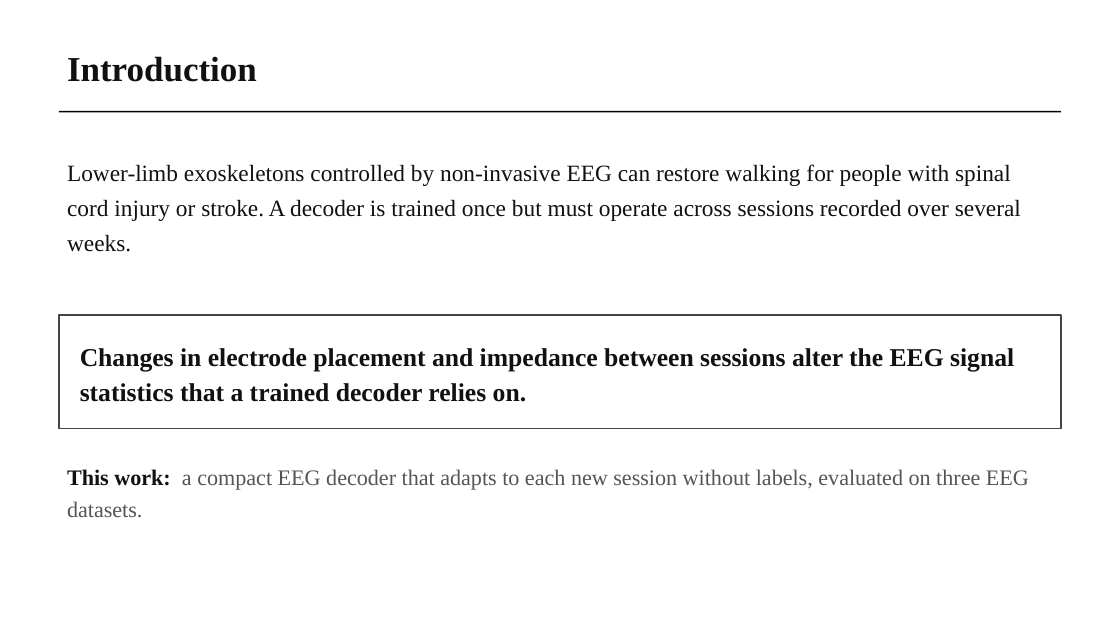
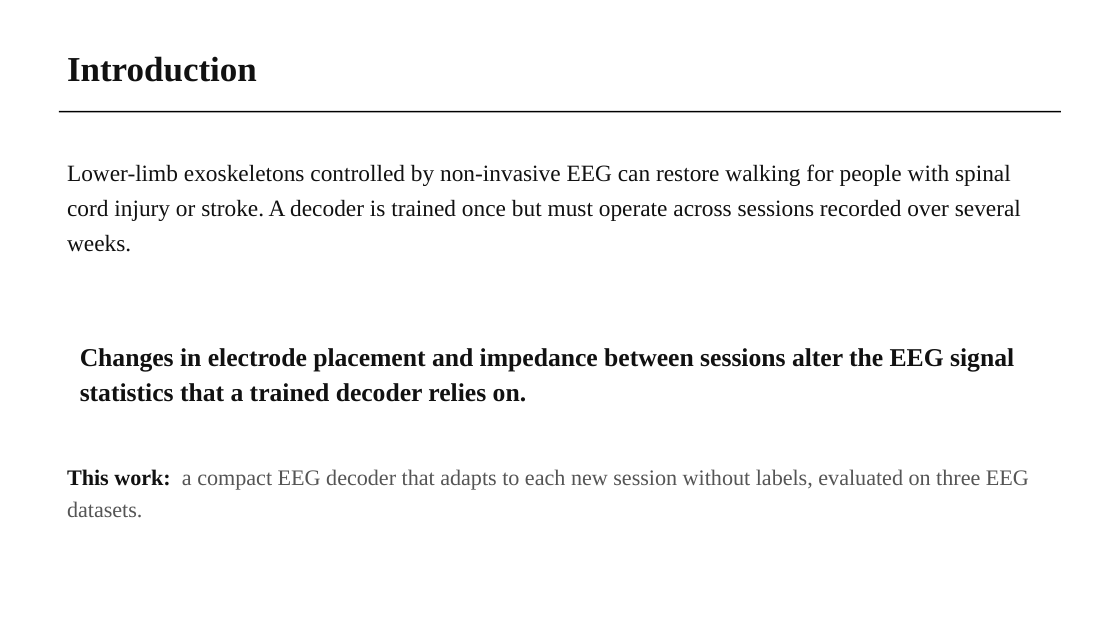
Before and after one commit to wshuv-o/calmnet, a slide deck: slide 2 of presentation/CALM-Net_midterm_presentation_final.pptx. Drawn at 1120x630 pixels with LibreOffice and Linux fonts; fonts in the diff are those of the drawing. Boxes give left, top, right and bottom in pixels: in the first picture for what was removed or moved away, otherwise in the second. Text is boxed around its words. In the diff, an @@ line names an element or a change of style, - is before the commit and + after.

```diff
--- a/presentation/CALM-Net_midterm_presentation_final.pptx
+++ b/presentation/CALM-Net_midterm_presentation_final.pptx
@@ text "Changes in electrode placement and ...": place and size @@
-text "Changes in electrode placement and ..." at <box>59,315,1061,429</box>
+text "Changes in electrode placement and ..." at <box>80,348,1014,402</box>
@@ text "Changes in electrode placement and ..." at <box>80,348,1014,402</box>: outline #444444 1.3 pt to none @@
```
Also in this commit, not shown: 6 other slides changed, 1 other file.
